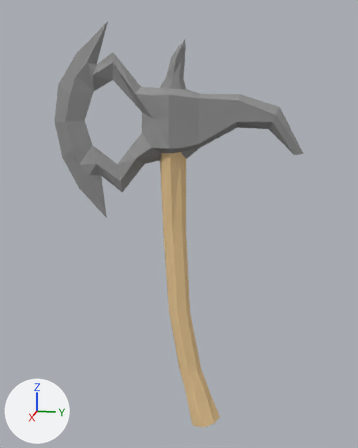
Renders of the Blender file ETTWHD/Assets/MODELS/WEAPONS/UNIQUE/Ancestral1hAxe00.blend from each side of a commit.
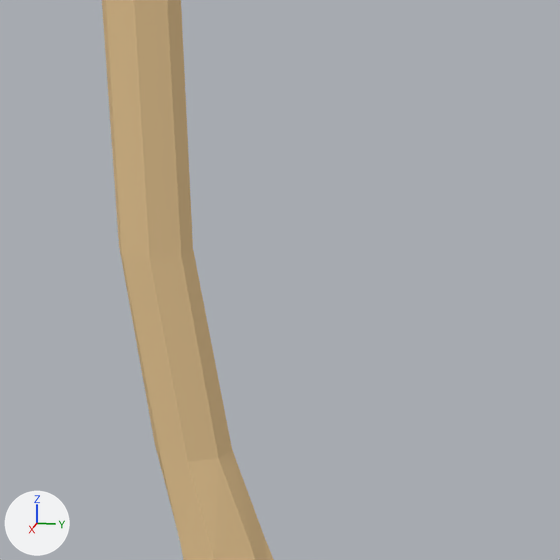
Old and new are each drawn whole from a camera (50 mm lens) standing at (0.678, 0.08, 1.066) and looking at (-0.006, -0.057, 0.894) and again close up on the part from 38% to 82% of the width and 54% to 89% of the height. Every picture has the same lights, and +X, +Y and +Z are marked at lower left.
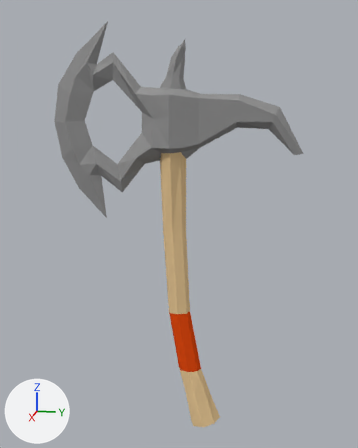
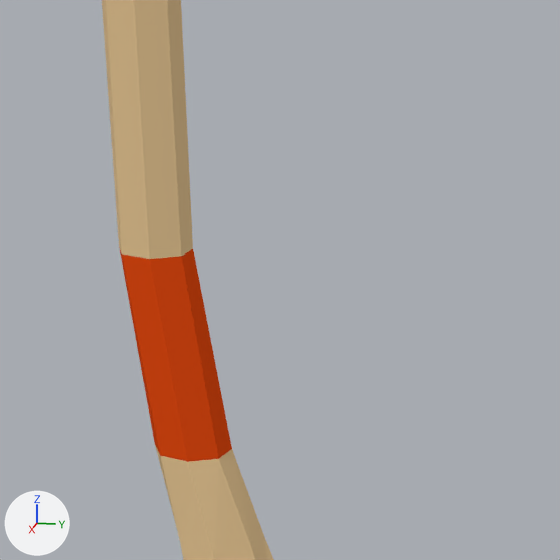
The newer file is also turned or shifted as a whole; pictures and numbers use the older file's frame.

Changed parts and their boxes [x1, y1, x2, y2] in the close-ups (560 x 560 px):
part 1 of me_cube_001, recoloured: [119, 247, 232, 462] in both

Patch to the scene script:
```diff
--- a/ETTWHD/Assets/MODELS/WEAPONS/UNIQUE/Ancestral1hAxe00.blend.py
+++ b/ETTWHD/Assets/MODELS/WEAPONS/UNIQUE/Ancestral1hAxe00.blend.py
@@ mat_leather10 @@
+mat_leather10 = diffuse_material('Leather10')
+mat_leather10.base_color = (0.8, 0.0725, 0.00674)  # orange #e74c13
@@ me_cube_001 @@
 me_cube_001.from_pydata(...)  # 172 vertices, 186 faces; spans x -0.029..0.029, y -0.179..0.17, z -0.247..0.347
 # used by ob_cube; location = (0.0, -0.0586, 0.8246)
+# me_cube_001 part 1: all 8 faces centred in x -0.011..0.011, y -0.003..0.027, z -0.109..-0.108 switch from mat_axe02 (beige #e7c794) to mat_leather10 (orange #e74c13)
 me_cube_001.materials.append(mat_axe01)
```
